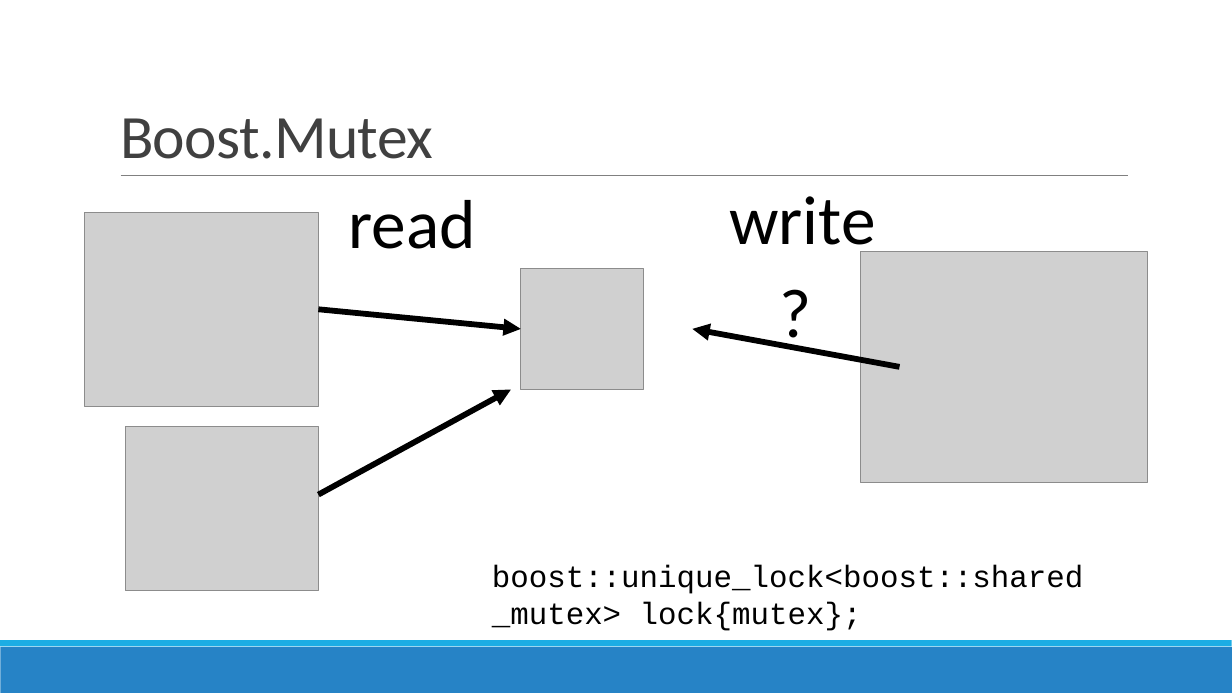
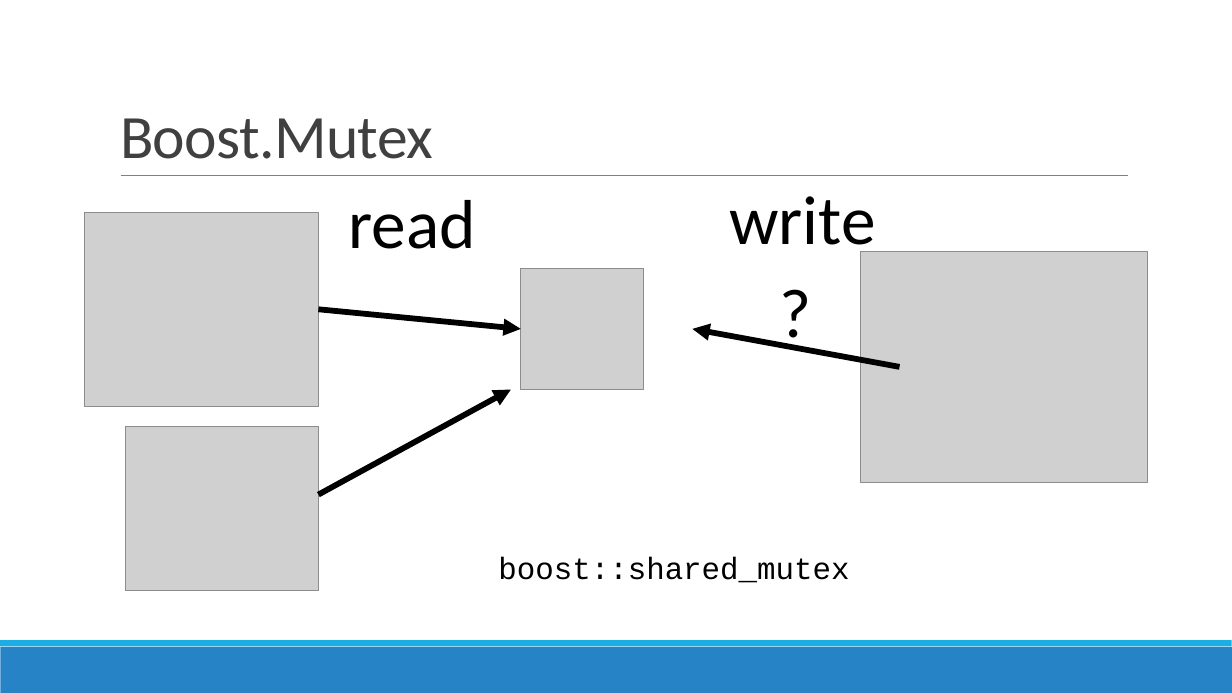
Before and after one commit to Goriar/ws16-17_santa, a slide deck: slide 12 of präsi.pptx. Drawn at 1232x693 pixels with LibreOffice and Linux fonts; fonts in the diff are those of the drawing; grey boxes stand for pictures; background and template pictures are left out. Boxes give left, top, right and bottom in pixels: in the first picture for what was removed or moved away, otherwise in the second. Text is boxed around its words. In the diff, an @@ line names an element or a change of style, - is before the commit and + after.

Commit message:
Some Changes to ppt

```diff
--- a/präsi.pptx
+++ b/präsi.pptx
@@ text at <box>498,557,849,583</box>: text changed @@
-boost::unique_lock<boost::shared_mutex> lock{mutex};
+boost::shared_mutex
```
Also in this commit, not shown: 2 other slides changed.
